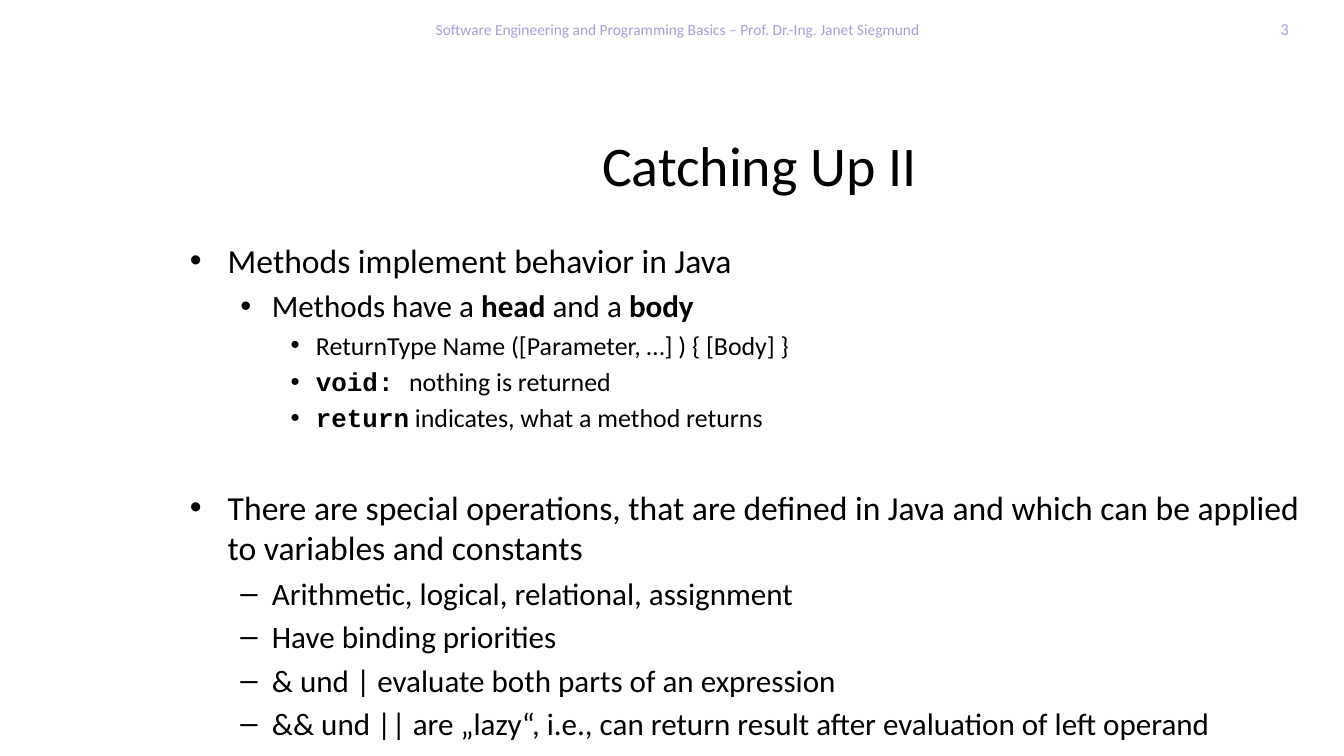
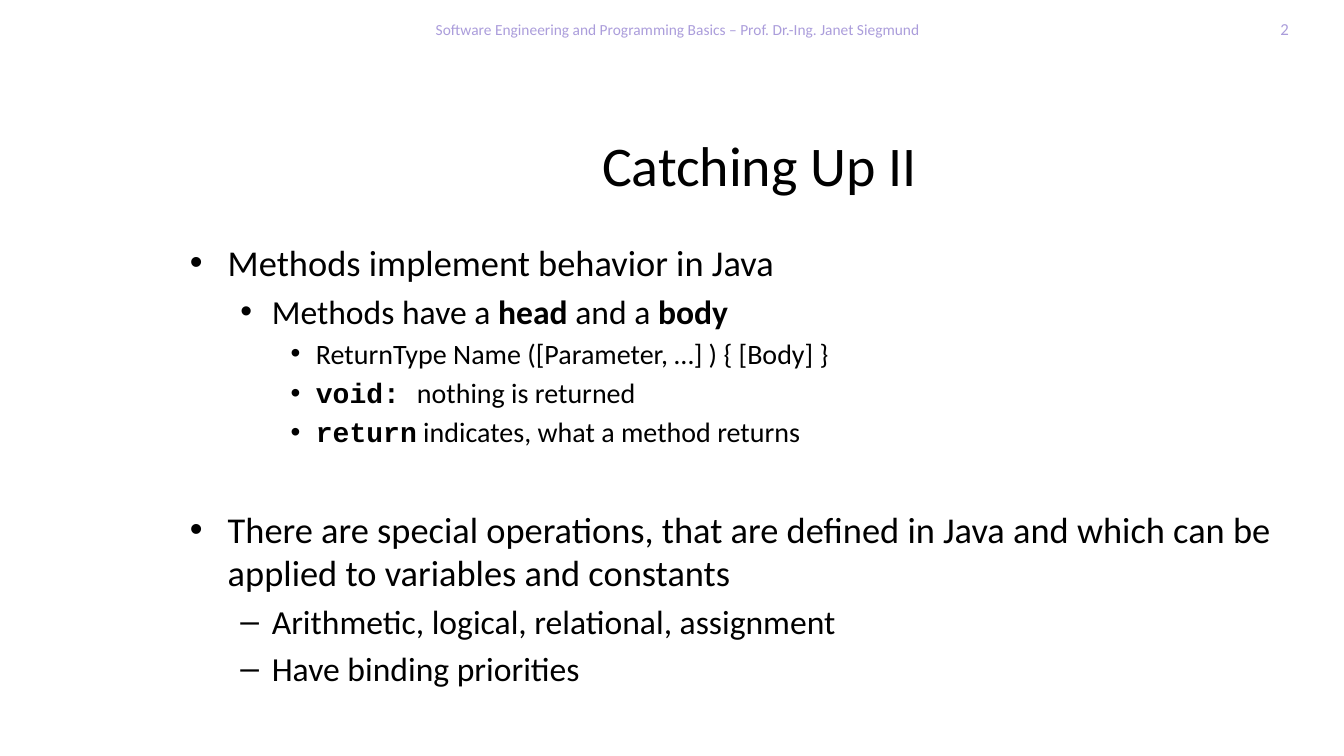
Before and after one commit to feigensp/lehre, a slide deck: slide 2 of se_prog/slides/03_ControlStructures.pptx (slide 3 before the commit). Drawn at 1344x756 pixels with LibreOffice and Linux fonts; fonts in the diff are those of the drawing; background and template pictures are left out. Boxes give left, top, right and bottom in pixels: in the first picture for what was removed or moved away, otherwise in the second. Text is boxed around its words. In the diff, an @@ line names an element or a change of style, - is before the commit and + after.

```diff
--- a/se_prog/slides/03_ControlStructures.pptx
+++ b/se_prog/slides/03_ControlStructures.pptx
@@ text "Methods implement behavior in Java" at box(228, 250, 1270, 687): size 24.1 to 26 pt in "Methods implement behavior in Java", "There are special operations, that are defined ..."; size 22.2 to 24 pt in "Methods have a head and a body", "Arithmetic, logical, relational, assignment", "Have binding priorities"; size 18.5 to 20 pt in "ReturnType Name ([Parameter, …] ) { [Body] ...", "void: nothing is returned", "return indicates, what a method returns" @@
@@ text at box(300, 670, 1209, 740): paragraphs removed @@
-  – & und | evaluate both parts of an expression
-  – && und || are „lazy“, i.e., can return result after evaluation of left operand
```
Also in this commit, not shown: 7 other slides changed, 2 slides removed, 3 other files.
